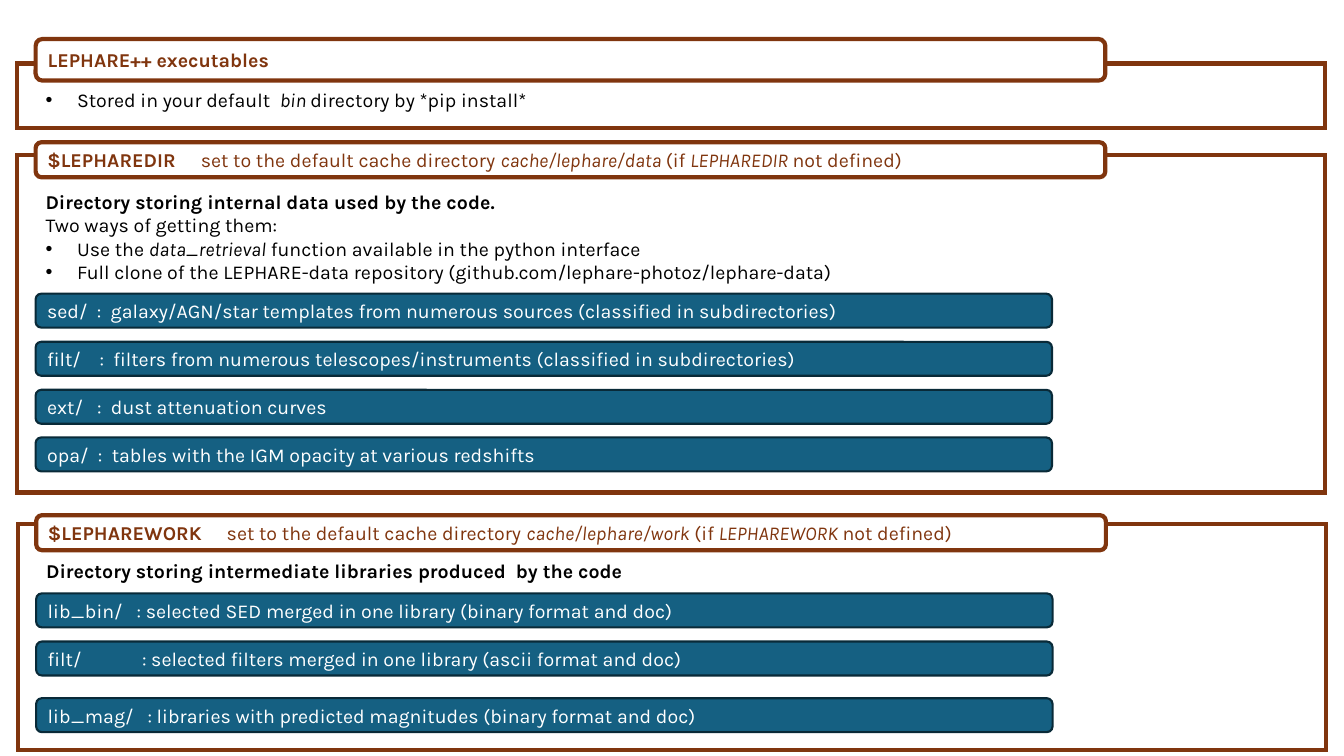
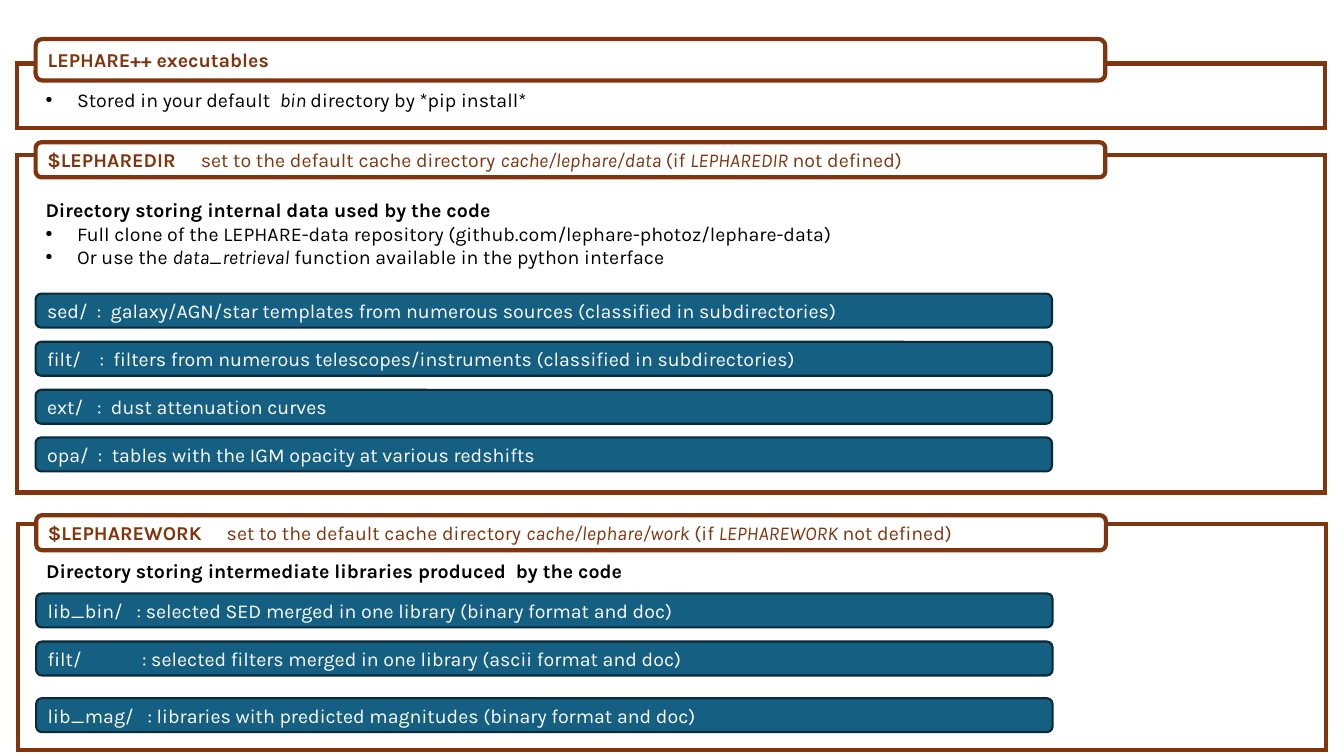
Before and after one commit to lephare-photoz/lephare, a slide deck: slide 2 of docs/figures/LePHARE.pptx. Drawn at 1344x756 pixels with LibreOffice and Linux fonts; fonts in the diff are those of the drawing. Boxes give left, top, right and bottom in pixels: in the first picture for what was removed or moved away, otherwise in the second. Text is boxed around its words. In the diff, an @@ line names an element or a change of style, - is before the commit and + after.

```diff
--- a/docs/figures/LePHARE.pptx
+++ b/docs/figures/LePHARE.pptx
@@ text "Directory storing internal data used ..." moved from (x1=46, y1=195, x2=831, y2=284) to (x1=46, y1=203, x2=831, y2=269) @@
@@ text at (x1=46, y1=203, x2=490, y2=222): text changed; bold on @@
-Directory storing internal data used by the code.
-Two ways of getting them:
-• Use the data_retrieval function available in the python interface
+Directory storing internal data used by the code
@@ text at (x1=77, y1=250, x2=664, y2=269): paragraph added @@
+• Or use the data_retrieval function available in the python interface
```
Also in this commit, not shown: 2 other files.
